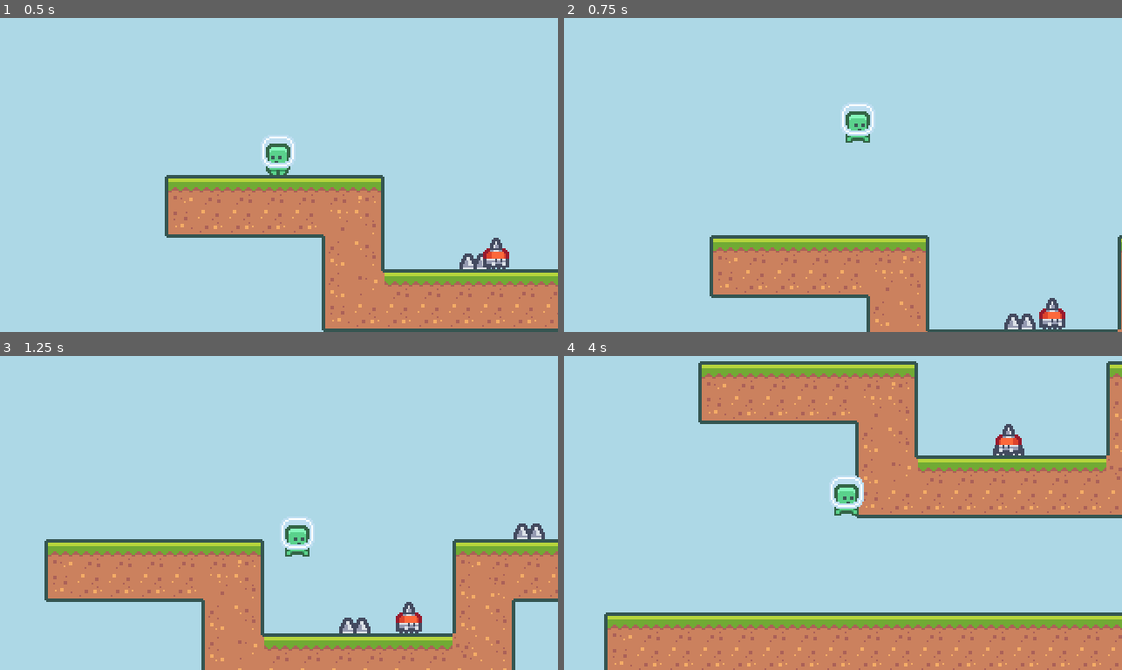
Above: before the commit, frames 1-4 (two rows, left to right).
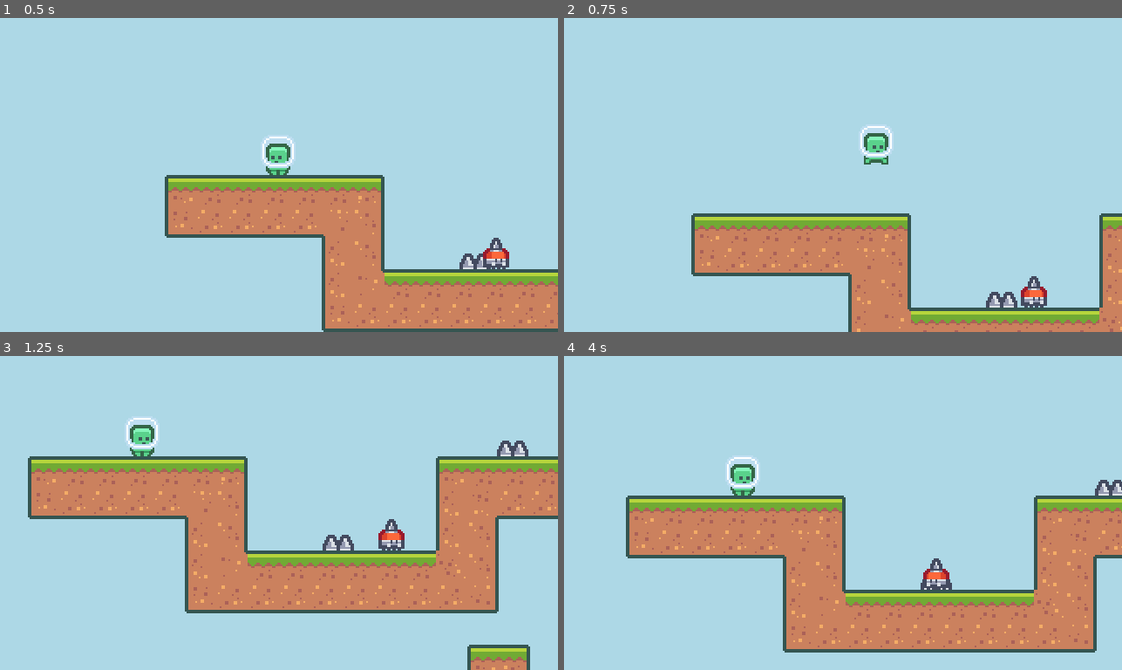
Above: after the commit, the same moments.

Repository: rprav-n/2D-Platformer
Game: Godot game, scene res://scenes/base_level/base_level.tscn
Same seed, same stepped clock (60 frames per second), same inputs: the game is played once before the commit and once after it. This scene is started directly instead of the project's main scene.
Inputs:
- Up to frame 1 (0.5 s): no input
- Up to frame 2 (0.75 s): hold Right (move_right) from 0.53 s (still down); hold Space (jump) from 0.53 s (still down); tap Shift (dash, bound only after the commit) at 0.6 s
- Up to frame 3 (1.25 s): keep holding Right (move_right); keep holding Space (jump)
- Up to frame 4 (4 s): release Space (jump) at 1.28 s; tap Space (jump) at 1.35, 1.52, 1.82, 3.02, 3.32 s; tap Shift (dash, bound only after the commit) at 1.55, 2.1, 2.85 s; release Right (move_right) at 2.03 s; hold A (move_left) 2.03-2.78 s; hold Space (jump) 2.03-2.78 s; hold Right (move_right) from 2.78 s (still down); hold Space (jump) from 3.53 s (still down)

Frame 1 is identical in both runs. In frame 2, 14% of the frame differs, in the area x 22-100%, y 27-100%; in frame 3, 40%; in frame 4, 51%, in the area x 7-100%, y 1-100%.

Commit message:
Added player dash movement

Diff:
--- a/project.godot
+++ b/project.godot
@@ -46,6 +46,11 @@
 "events": [Object(InputEventKey,"resource_local_to_scene":false,"resource_name":"","device":-1,"window_id":0,"alt_pressed":false,"shift_pressed":false,"ctrl_pressed":false,"meta_pressed":false,"pressed":false,"keycode":0,"physical_keycode":32,"key_label":0,"unicode":32,"echo":false,"script":null)
 ]
 }
+dash={
+"deadzone": 0.5,
+"events": [Object(InputEventKey,"resource_local_to_scene":false,"resource_name":"","device":-1,"window_id":0,"alt_pressed":false,"shift_pressed":false,"ctrl_pressed":false,"meta_pressed":false,"pressed":false,"keycode":0,"physical_keycode":4194325,"key_label":0,"unicode":0,"echo":false,"script":null)
+]
+}
 
 [layer_names]
 
--- a/scenes/player/player.gd
+++ b/scenes/player/player.gd
@@ -3,6 +3,8 @@
 extends CharacterBody2D
 
 signal died
+
+enum State { NORMAL, DASHING }
 
 const GRAVITY: int = 1100
 const HORIZONTAL_SPEED: int = 120
@@ -10,18 +12,35 @@
 const FRICTION: int = 1000
 const JUMP_SPEED: int = 360
 const JUMP_TERMINATION_MULTIPLIER: float = 2.5
+const DASH_SPEED: int = 350
+const MIN_DASH_SPEED: int = 200
 
 var can_double_jump: bool = false
+var current_state: State = State.NORMAL
+var is_new_state: bool = true
 
 @onready var animated_sprite_2d: AnimatedSprite2D = $AnimatedSprite2D
 @onready var coyote_timer: Timer = $CoyoteTimer
 
-func _ready():
-	pass
+
+func _physics_process(delta: float):
+	match current_state:
+		State.NORMAL:
+			process_normal(delta)
+		State.DASHING:
+			process_dash(delta)
+
+	is_new_state = false
+
+	GameEvent.player_position.emit(global_position)
 
 
-func _physics_process(delta: float):
+func change_state(new_state: State):
+	current_state = new_state
+	is_new_state = true
 
+
+func process_normal(delta: float):
 	var input_axis: float = Input.get_axis("move_left", "move_right")
 
 	apply_gravity(delta)
@@ -37,8 +56,22 @@
 	if is_on_floor():
 		can_double_jump = true
 
+	if Input.is_action_just_pressed("dash"):
+		call_deferred("change_state", State.DASHING)
+
 	update_animation(input_axis)
-	GameEvent.player_position.emit(global_position)
+
+
+func process_dash(delta: float):
+	if is_new_state:
+		animated_sprite_2d.play("jump")
+		var direction: int = get_direction()
+		velocity = Vector2(DASH_SPEED * direction, 0)
+	move_and_slide()
+	velocity.x = move_toward(velocity.x, 0, FRICTION * delta)
+
+	if abs(velocity.x) <= MIN_DASH_SPEED:
+		call_deferred("change_state", State.NORMAL)
 
 
 func handle_movement(input_axis: float, delta: float):
@@ -75,5 +108,9 @@
 		animated_sprite_2d.play("jump")
 
 
+func get_direction() -> int:
+	return 1 if animated_sprite_2d.flip_h else -1
+
+
 func _on_hazard_area_area_entered(_area: Area2D):
 	emit_signal("died")
